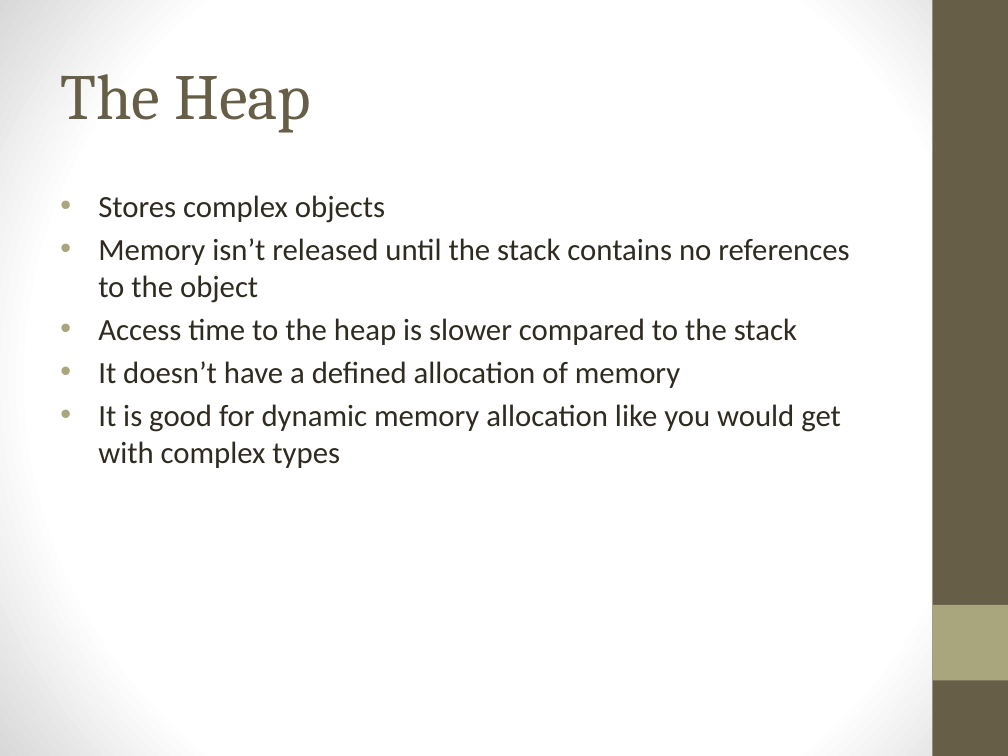
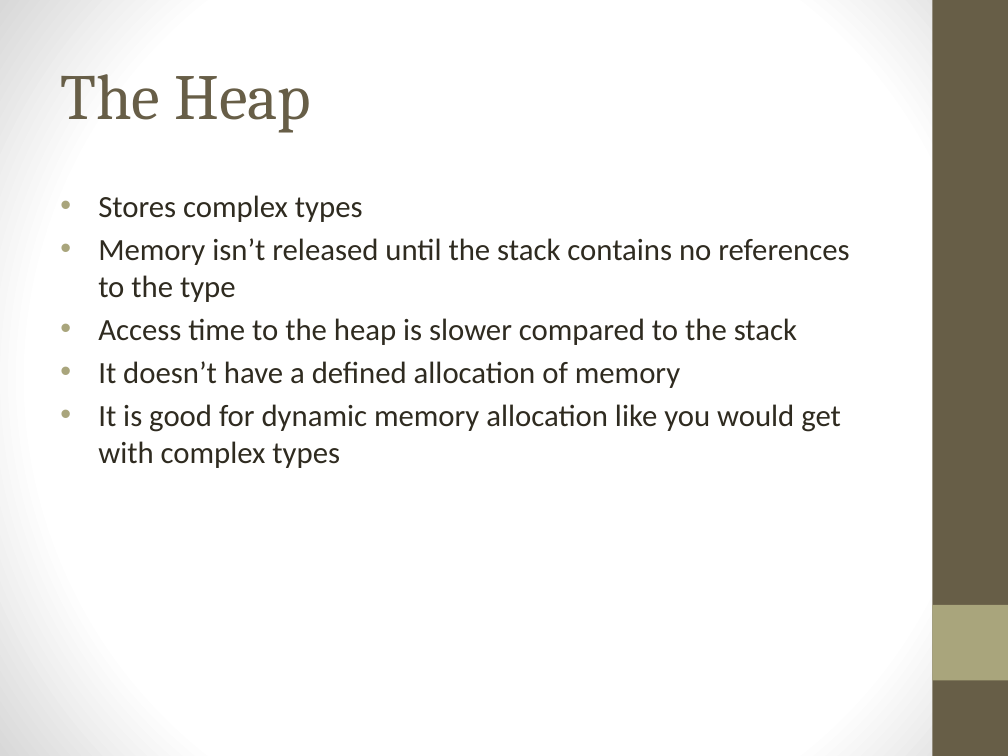
Before and after one commit to MarvinEads/DevTraining, a slide deck: slide 8 of JS-ValueAndReference.pptx (slide 7 before the commit). Drawn at 1008x756 pixels with LibreOffice and Linux fonts; fonts in the diff are those of the drawing. Boxes give left, top, right and bottom in pixels: in the first picture for what was removed or moved away, otherwise in the second. Text is boxed around its words. In the diff, an @@ line names an element or a change of style, - is before the commit and + after.

Commit message:
cleared up some language by seperating variables types versus referencing and added more examples

```diff
--- a/JS-ValueAndReference.pptx
+++ b/JS-ValueAndReference.pptx
@@ text at <box>98,195,849,302</box>: text changed @@
-• Stores complex objects
-• Memory isn’t released until the stack contains no references to the object
+• Stores complex types
+• Memory isn’t released until the stack contains no references to the type
```
Also in this commit, not shown: 5 other slides changed, 3 slides added.
